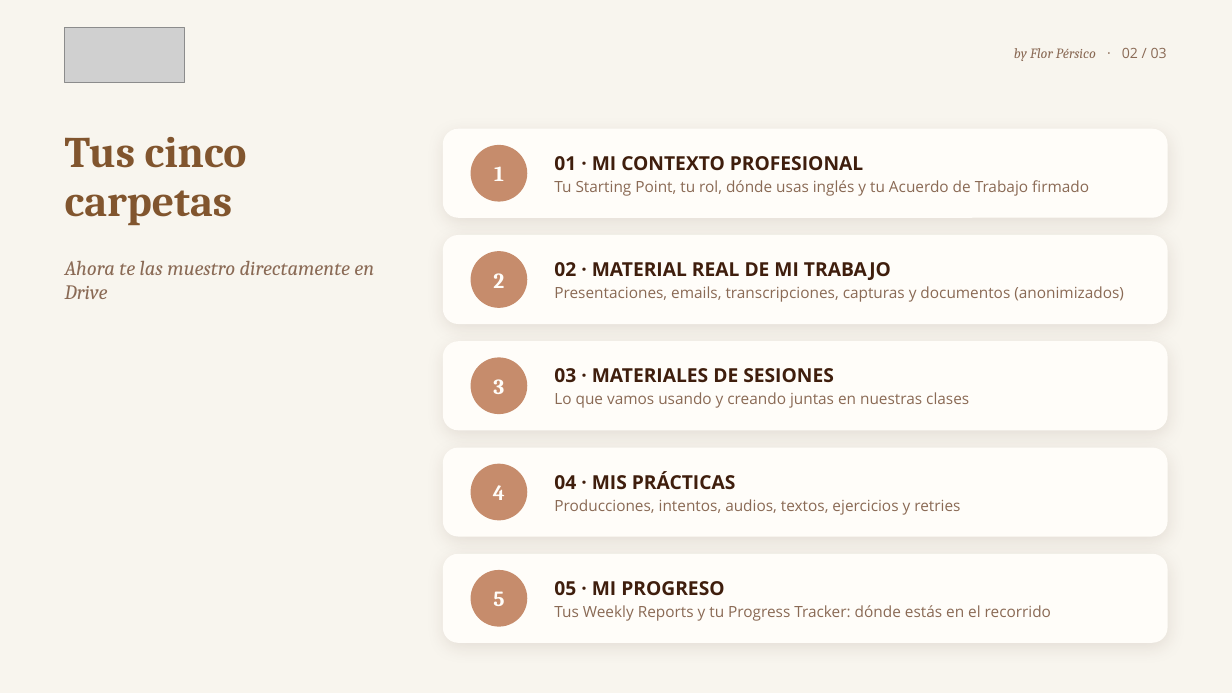
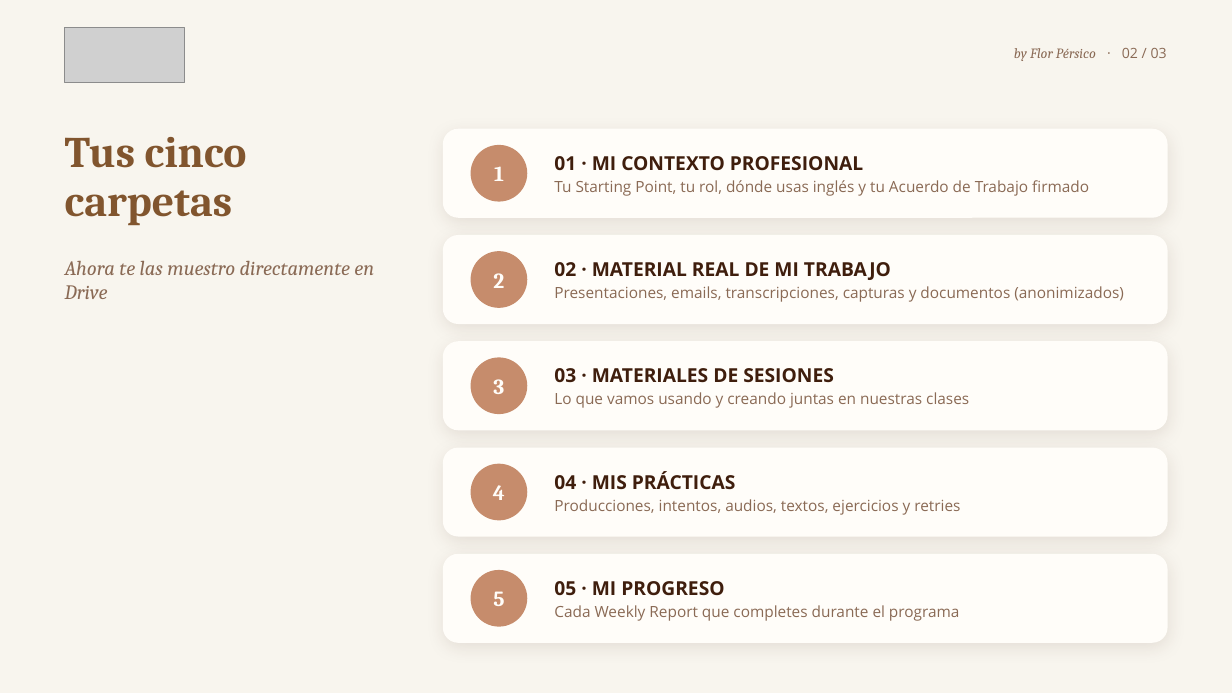
Before and after one commit to florenciapersico-ctrl/brakingbarriersatwork, a slide deck: slide 2 of onboarding/presentaciones/ONB09_Tu_espacio_personal_AT_WORK.pptx. Drawn at 1232x693 pixels with LibreOffice and Linux fonts; fonts in the diff are those of the drawing; grey boxes stand for pictures. Boxes give left, top, right and bottom in pixels: in the first picture for what was removed or moved away, otherwise in the second. Text is boxed around its words. In the diff, an @@ line names an element or a change of style, - is before the commit and + after.

```diff
--- a/onboarding/presentaciones/ONB09_Tu_espacio_personal_AT_WORK.pptx
+++ b/onboarding/presentaciones/ONB09_Tu_espacio_personal_AT_WORK.pptx
@@ text at [554, 605, 959, 621]: text changed @@
-Tus Weekly Reports y tu Progress Tracker: dónde estás en el recorrido
+Cada Weekly Report que completes durante el programa
```
Also in this commit, not shown: 3 other files.
